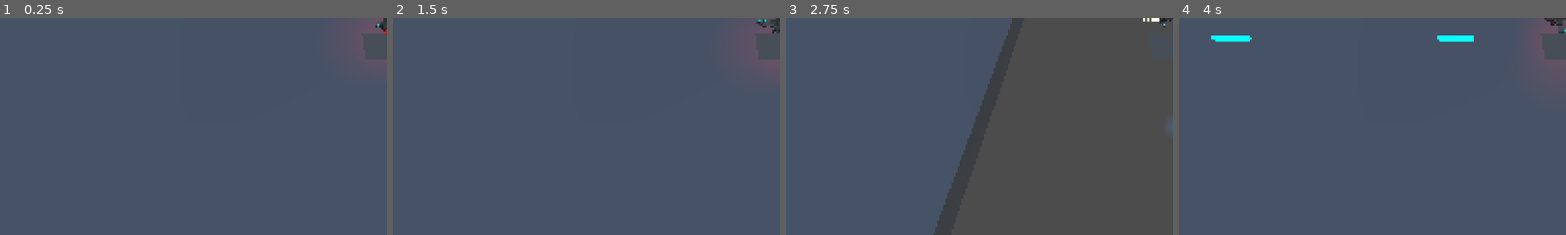
Above: before the commit, frames 1-4 (left to right).
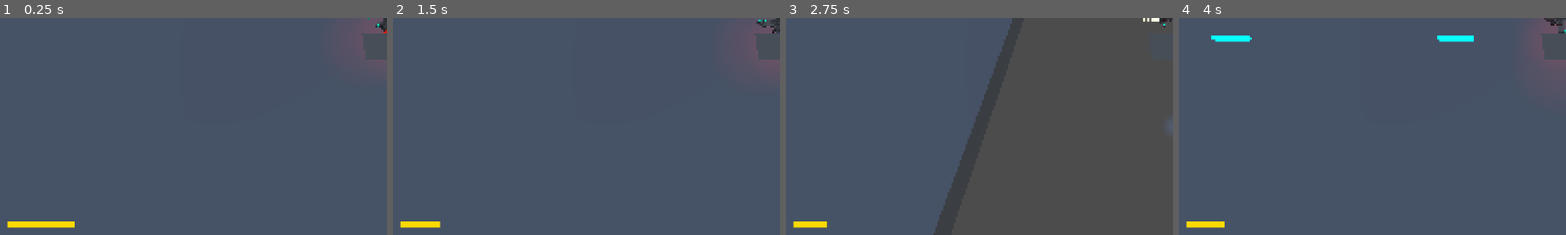
Above: after the commit, the same moments.

Repository: EvergreenSpock/Space-Survivors
Game: Godot game, scene res://Scenes/main_scene.tscn
Two runs of this game, one before a commit and one after it. Both use one fixed random seed, a clock stepped at 60 frames per second and the inputs below. A sky picture missing from this copy of the repository is replaced by a grey-blue gradient.
Inputs (mouse positions are % of the whole screen's width and height, from its top left):
- Up to frame 1 (0.25 s): no input
- Up to frame 2 (1.5 s): tap Enter at 0.5 s; move the mouse to (72, 45) at 0.52 s; hold Right (move_right) 0.53-1.28 s; hold Shift (boost) 0.53-1.28 s; move the mouse to (30, 55) at 1.27 s; hold S (move_back) from 1.28 s (still down); tap Shift (boost) at 1.35 s
- Up to frame 3 (2.75 s): move the mouse to (60, 28) at 2.02 s; release S (move_back) at 2.03 s; hold Right (move_right) from 2.03 s (still down); hold Shift (boost) from 2.03 s (still down); click (60, 28) at 2.1 s
- Up to frame 4 (4 s): move the mouse to (45, 70) at 2.77 s; release Right (move_right) at 2.78 s; release Shift (boost) at 2.78 s; hold W (move_forward) 2.78-3.53 s; tap Shift (boost) at 2.85 s; move the mouse to (80, 65) at 3.52 s; hold Left (move_left) from 3.53 s (still down); hold Shift (boost) from 3.53 s (still down)
The pictures show only the part of the screen within x 0-50%, y 50-100%; the shares and areas given below are measured in that part.

The runs differ from the first frame. In frame 1, 0.5% of the frame differs, in the area x 1-20%, y 93-97%; in frame 2, 0.3%; in frame 3, 0.3%; in frame 4, 0.3%.

Commit message:
Added fuel for boosting with a timeout when using it all up
Could maybe also add a delay when regenerating the fuel but up to you.

Also the ui is $h!7

Diff:
--- /dev/null
+++ b/Scenes/fuel_meter.gd
@@ -0,0 +1,10 @@
+extends ColorRect
+
+@onready var meter_bar = $"."
+@onready var player = $"../../"
+
+func _ready():
+	meter_bar.size.x = player.fuel_level
+
+func _process(delta: float) -> void:
+	meter_bar.size.x = player.fuel_level
--- a/Scenes/main_scene.tscn
+++ b/Scenes/main_scene.tscn
@@ -1,8 +1,9 @@
-[gd_scene load_steps=9 format=3 uid="uid://bt2urfpnm2ffx"]
+[gd_scene load_steps=10 format=3 uid="uid://bt2urfpnm2ffx"]
 
 [ext_resource type="PackedScene" uid="uid://c6u5ykn5w58he" path="res://Scenes/player.tscn" id="1_52fb6"]
 [ext_resource type="Texture2D" uid="uid://bejqxhj4aasnp" path="res://Scenes/panorama_image.png" id="2_6l7je"]
 [ext_resource type="PackedScene" uid="uid://7yh2vnfxixgn" path="res://Scenes/Camera.tscn" id="2_jv6wh"]
+[ext_resource type="Script" uid="uid://crwcjkj3lujl7" path="res://Scenes/fuel_meter.gd" id="3_x6ack"]
 
 [sub_resource type="PanoramaSkyMaterial" id="PanoramaSkyMaterial_jv6wh"]
 panorama = ExtResource("2_6l7je")
@@ -26,6 +27,14 @@
 transform = Transform3D(1, 0, 0, 0, 1, 0, 0, 0, 1, 0, 0.5, 0)
 
 [node name="PlayerCamera" parent="Player" instance=ExtResource("2_jv6wh")]
+
+[node name="FuelMeterBar" type="ColorRect" parent="Player/PlayerCamera"]
+offset_left = 11.0
+offset_top = 628.0
+offset_right = 111.0
+offset_bottom = 637.0
+color = Color(1, 0.854902, 0, 1)
+script = ExtResource("3_x6ack")
 
 [node name="WorldEnvironment" type="WorldEnvironment" parent="."]
 environment = SubResource("Environment_iacmt")
--- a/Scenes/player.gd
+++ b/Scenes/player.gd
@@ -1,7 +1,16 @@
 extends CharacterBody3D
 
+# Default stats/settings (could export these and allow them to be changed with upgrades)
+var default_speed = 14
+var boosted_speed = 28
+var max_fuel = 100
+
 # How fast the player moves in meters per second.
-@export var speed = 14
+@export var speed = default_speed
+
+# Player stats
+@export var fuel_level = max_fuel
+@export var fuel_exhausted = false
 
 # The downward acceleration when in the air, in meters per second squared.
 #@export var fall_acceleration = 75
@@ -49,17 +58,33 @@
 		get_parent().add_child(instance2)
 
 	# If boosting, increase the speed & turn on particles
-	if Input.is_action_pressed("boost"):
-		speed = 28
+	if Input.is_action_pressed("boost") and fuel_level > 0 and not fuel_exhausted:
+
+		speed = boosted_speed
 
 		leftBoostTrail.emitting = true
 		rightBoostTrail.emitting = true
 
-	else: # could probably do this better and not have run every update frame
-		speed = 14
+		fuel_level -= 1
+
+	# If boosting and run the fuel to 0, temporarily prevent boosting
+	elif Input.is_action_pressed("boost") and fuel_level < 1:
+		fuel_exhausted = true
+		speed = default_speed
 
 		leftBoostTrail.emitting = false
 		rightBoostTrail.emitting = false
+
+		$FuelExhaustion.start()
+
+	else: # could probably do this better and not have run every update frame
+		speed = default_speed
+
+		leftBoostTrail.emitting = false
+		rightBoostTrail.emitting = false
+
+		if fuel_level < max_fuel:
+			fuel_level += 1
 
 
 	if direction != Vector3.ZERO:
@@ -81,3 +106,7 @@
 
 func _on_bullet_cooldown_timeout() -> void:
 	bullet_cooldown_is_ready = true; # Replace with function body.
+
+
+func _on_fuel_exhaustion_timeout() -> void:
+	fuel_exhausted = false
--- a/Scenes/player.tscn
+++ b/Scenes/player.tscn
@@ -94,4 +94,8 @@
 wait_time = 0.2
 one_shot = true
 
+[node name="FuelExhaustion" type="Timer" parent="."]
+wait_time = 5.0
+
 [connection signal="timeout" from="BulletCooldown" to="." method="_on_bullet_cooldown_timeout"]
+[connection signal="timeout" from="FuelExhaustion" to="." method="_on_fuel_exhaustion_timeout"]
Not shown, added: Scenes/fuel_meter.gd.uid
